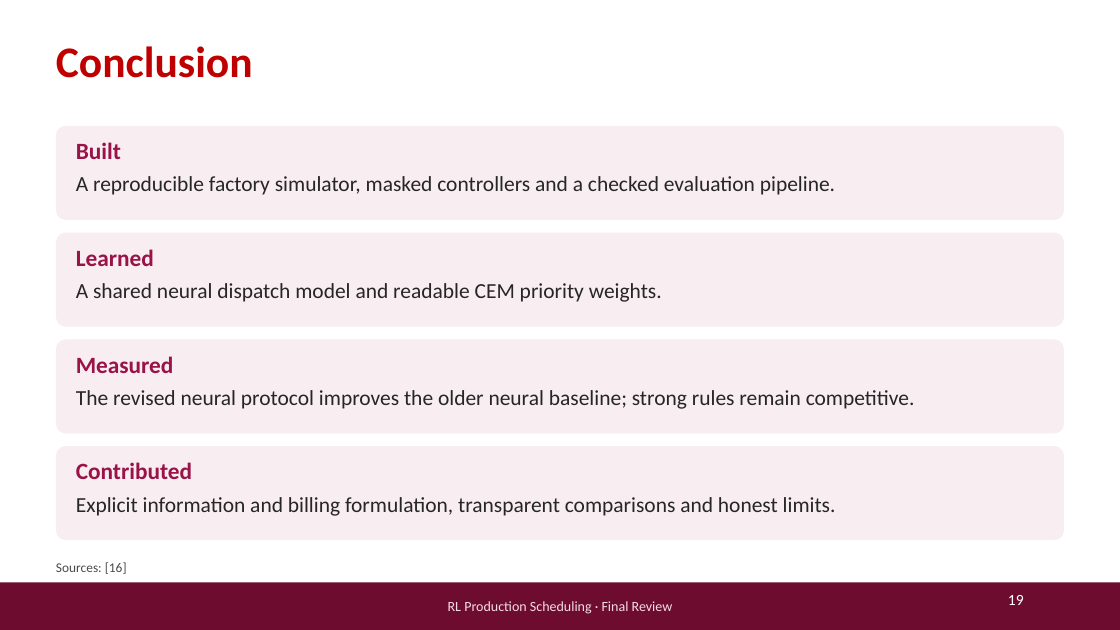
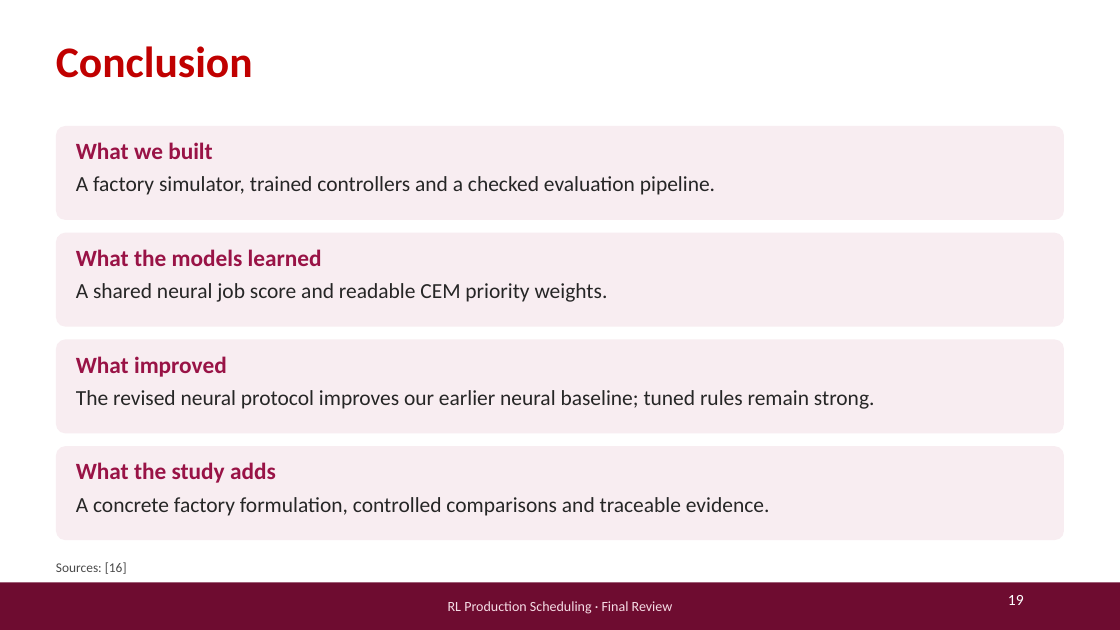
Before and after one commit to abhimanyutk7/rl-production-scheduling, a slide deck: slide 19 of outputs/term_submission/RL_Production_Scheduling_Final_Review.pptx. Drawn at 1120x630 pixels with LibreOffice and Linux fonts; fonts in the diff are those of the drawing; background and template pictures are left out. Boxes give left, top, right and bottom in pixels: in the first picture for what was removed or moved away, otherwise in the second. Text is boxed around its words. In the diff, an @@ line names an element or a change of style, - is before the commit and + after.

```diff
--- a/outputs/term_submission/RL_Production_Scheduling_Final_Review.pptx
+++ b/outputs/term_submission/RL_Production_Scheduling_Final_Review.pptx
@@ text at bbox=[76, 142, 212, 159]: text changed @@
-Built
+What we built
@@ text at bbox=[76, 176, 715, 195]: text changed @@
-A reproducible factory simulator, masked controllers and a checked evaluation pipeline.
+A factory simulator, trained controllers and a checked evaluation pipeline.
@@ text at bbox=[76, 249, 322, 266]: text changed @@
-Learned
+What the models learned
@@ text at bbox=[76, 283, 608, 302]: text changed @@
-A shared neural dispatch model and readable CEM priority weights.
+A shared neural job score and readable CEM priority weights.
@@ text at bbox=[76, 356, 227, 377]: text changed @@
-Measured
+What improved
@@ text at bbox=[76, 390, 875, 409]: text changed @@
-The revised neural protocol improves the older neural baseline; strong rules remain competitive.
+The revised neural protocol improves our earlier neural baseline; tuned rules remain strong.
@@ text at bbox=[76, 462, 276, 483]: text changed @@
-Contributed
+What the study adds
@@ text at bbox=[76, 497, 770, 516]: text changed @@
-Explicit information and billing formulation, transparent comparisons and honest limits.
+A concrete factory formulation, controlled comparisons and traceable evidence.
```
Also in this commit, not shown: 6 other slides changed, 10 other files.
